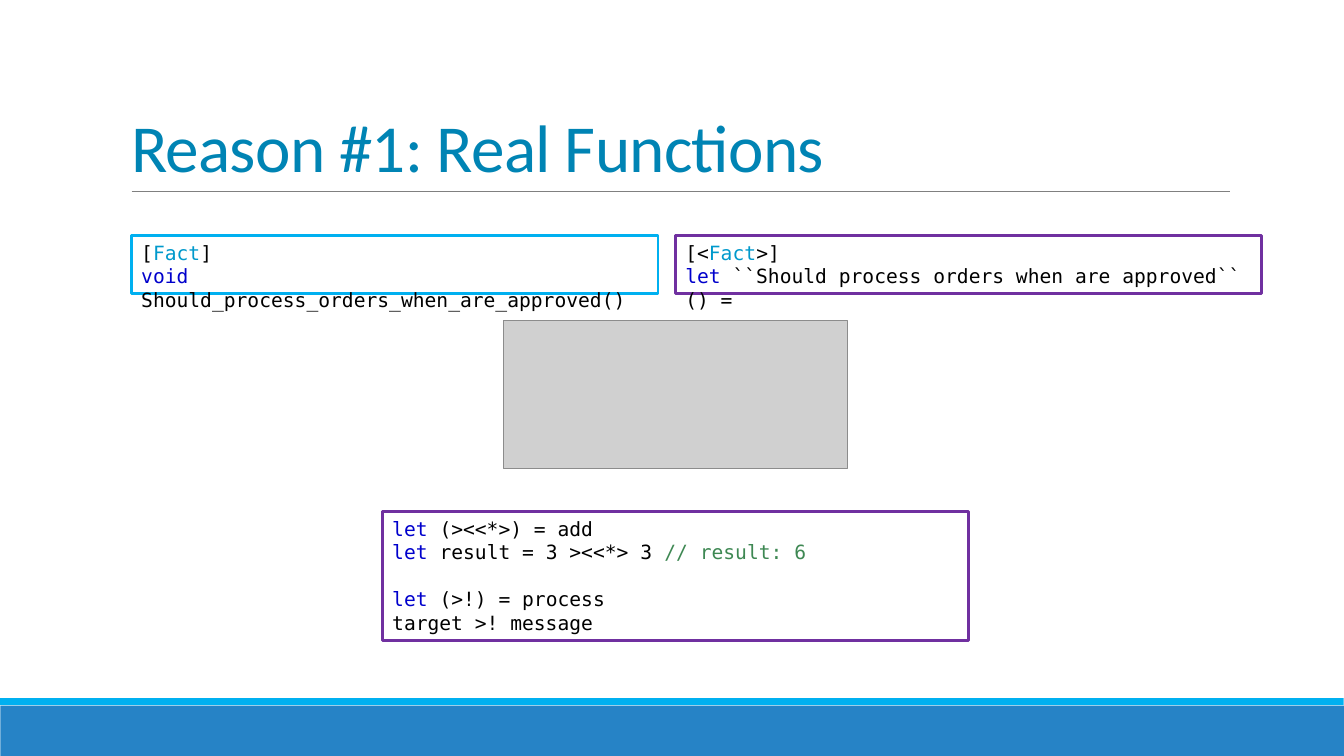
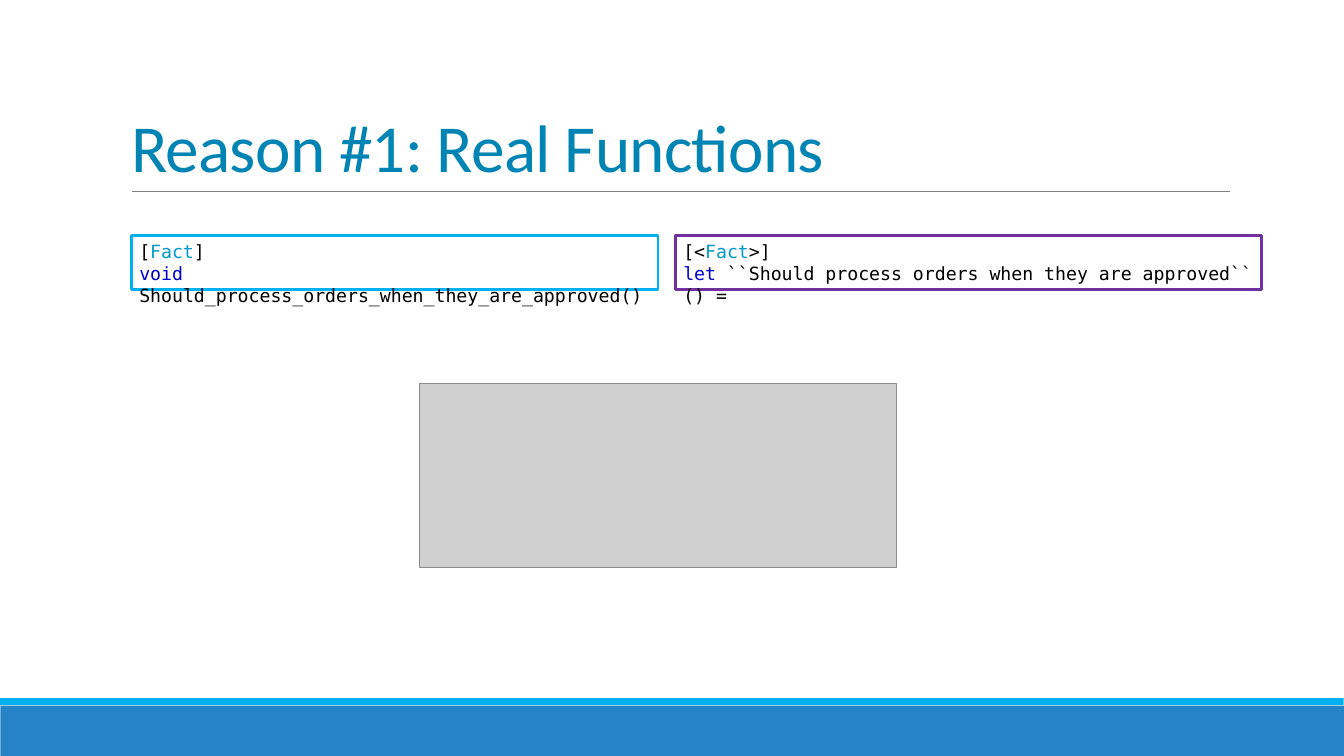
Before and after one commit to jorgef/fivereasons, a slide deck: slide 7 of FiveReasons.pptx. Drawn at 1344x756 pixels with LibreOffice and Linux fonts; fonts in the diff are those of the drawing; grey boxes stand for pictures. Boxes give left, top, right and bottom in pixels: in the first picture for what was removed or moved away, otherwise in the second. Text is boxed around its words. In the diff, an @@ line names an element or a change of style, - is before the commit and + after.

```diff
--- a/FiveReasons.pptx
+++ b/FiveReasons.pptx
@@ text in rectangle at (139, 266, 642, 307): text changed; size 14 to 13 pt @@
-void Should_process_orders_when_are_approved()
+void Should_process_orders_when_they_are_approved()
@@ text in rectangle at (139, 244, 205, 261): size 14 to 13 pt in "[Fact]" @@
@@ text in rectangle at (683, 266, 1252, 284): text changed; size 14 to 13 pt @@
-let ``Should process orders when are approved`` () =
+let ``Should process orders when they are approved`` () =
@@ text in rectangle at (683, 244, 770, 261): size 14 to 13 pt in "[<Fact>]" @@
@@ picture removed at (503, 321, 847, 469) @@
@@ picture added at (419, 383, 896, 568) @@
@@ rectangle removed at (382, 512, 968, 641) @@
-let (><<*>) = add
-let result = 3 ><<*> 3 // result: 6
-let (>!) = process
-target >! message
```
Also in this commit, not shown: 3 other slides changed, 10 slides removed, 4 other files.
